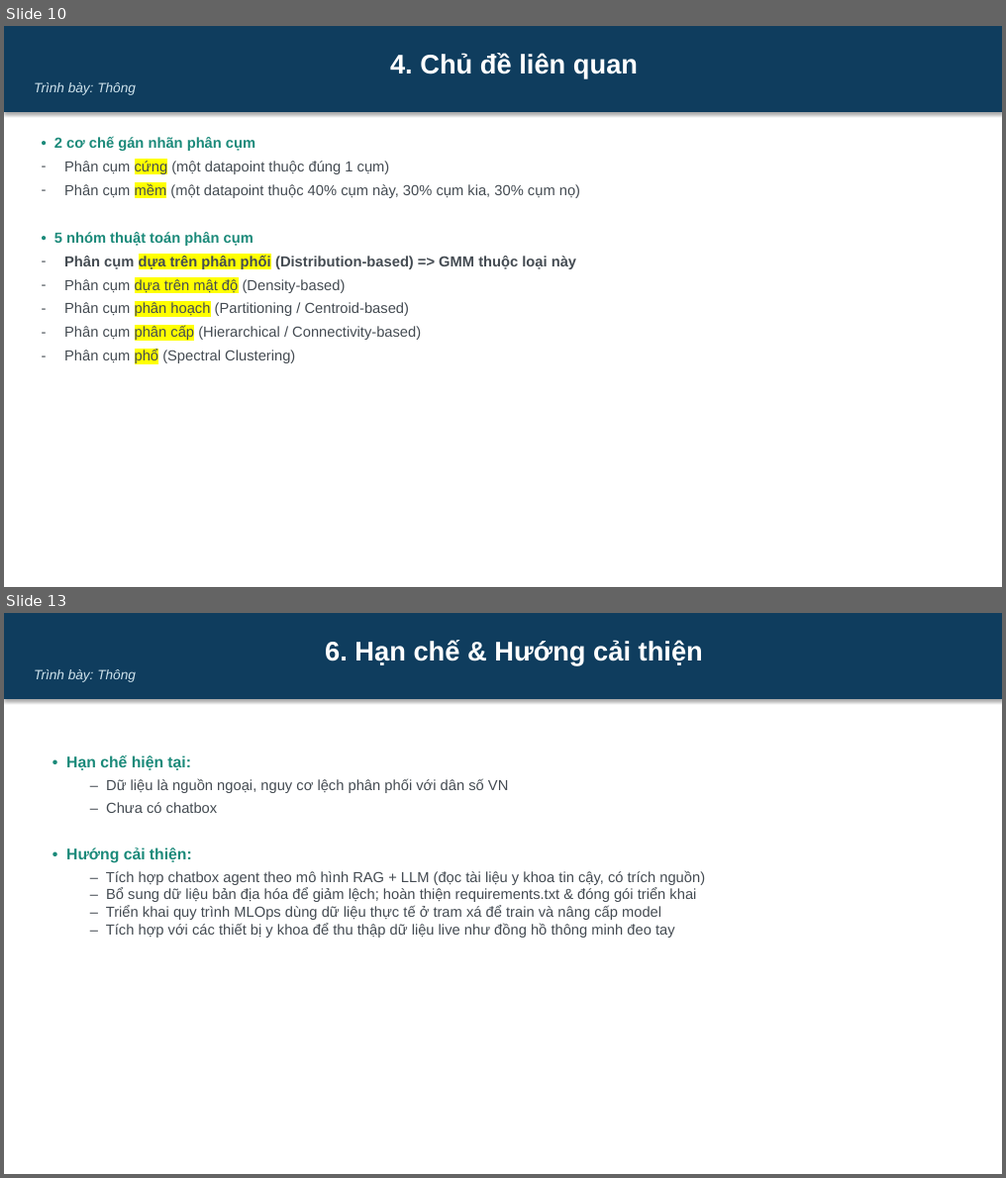
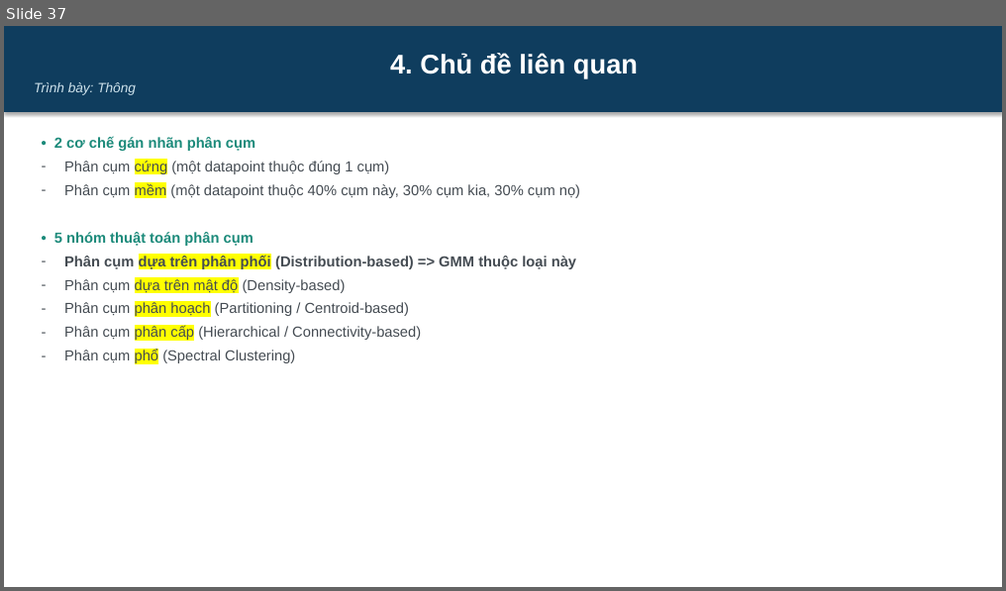
Before and after one commit to dinhdatthong1809/gaussian-mixture-model, a slide deck: Slide.pptx. Shown one above the other, each under a label of ours: slides 10 and 13 before the commit, slide 37 after it; the slides between them are not shown. The pictures are 1006x1178 and 1006x591 pixels, drawn with LibreOffice and Linux fonts; fonts in the diff are those of the drawing. Boxes give left, top, right and bottom in pixels: in the first picture for what was removed or moved away, otherwise in the second. Text is boxed around its words. In the diff, an @@ line names an element or a change of style, - is before the commit and + after.

```diff
--- a/Slide.pptx
+++ b/Slide.pptx
@@ slide 13 removed at bbox=[4, 613, 1002, 1174], background #FFFFFF @@
@@ rectangle removed at bbox=[4, 613, 1002, 699] @@
-6. Hạn chế & Hướng cải thiện
-Trình bày: Thông
@@ text removed at bbox=[66, 756, 705, 938] @@
-• Hạn chế hiện tại:
-  – Dữ liệu là nguồn ngoại, nguy cơ lệch phân phối với dân số VN
-  – Chưa có chatbox
-• Hướng cải thiện:
-  – Tích hợp chatbox agent theo mô hình RAG + LLM (đọc tài liệu y khoa tin cậy, có trích nguồn)
-  – Bổ sung dữ liệu bản địa hóa để giảm lệch; hoàn thiện requirements.txt & đóng gói triển khai
-  – Triển khai quy trình MLOps dùng dữ liệu thực tế ở tram xá để train và nâng cấp model
-  – Tích hợp với các thiết bị y khoa để thu thập dữ liệu live như đồng hồ thông minh đeo tay
@@ what was slide 10 is now slide 37 @@
```
Also in this commit, not shown: 8 slides changed, 29 slides added, 3 other slides removed.
